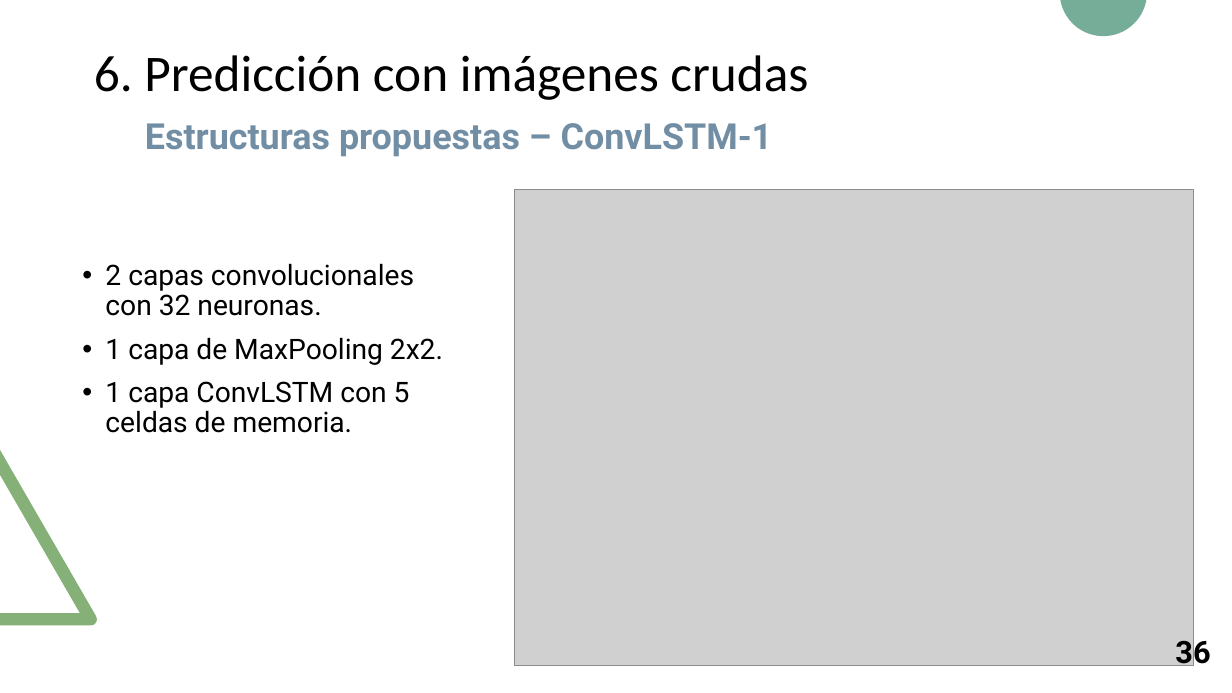
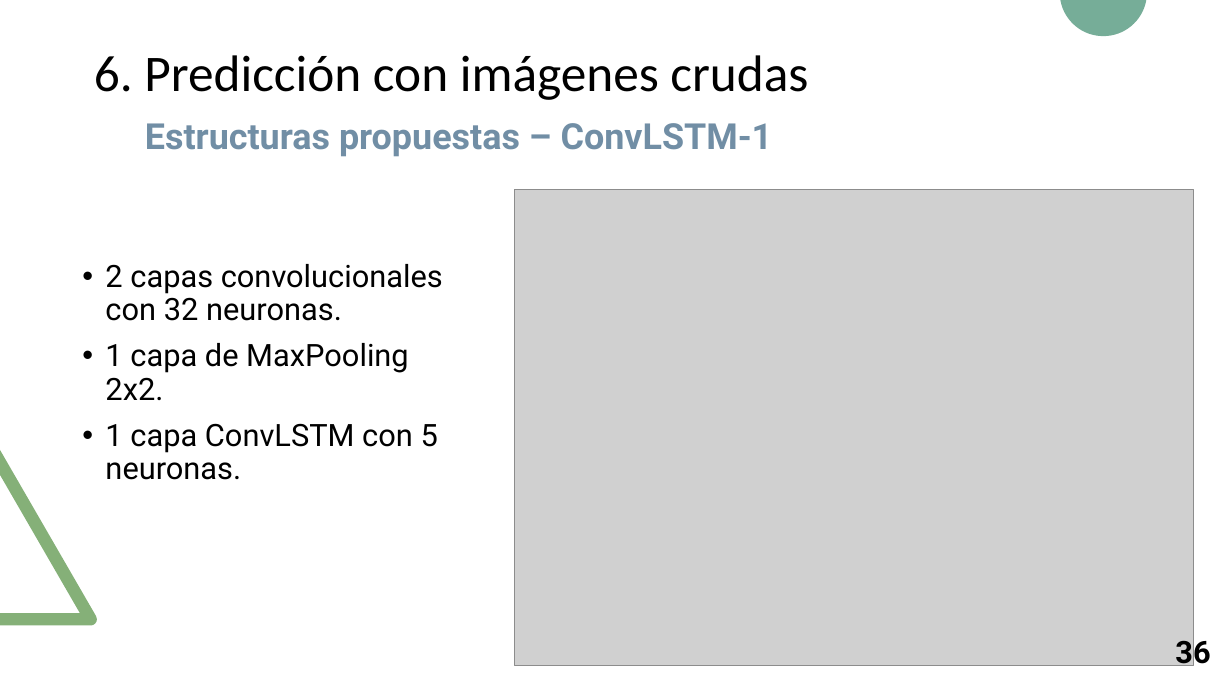
Before and after one commit to RoboticsLabURJC/2017-tfm-nuria-oyaga, a slide deck: slide 37 of Documentation/Presentacion-TFM/Presentacion-TFM.pptx. Drawn at 1232x693 pixels with LibreOffice and Linux fonts; fonts in the diff are those of the drawing; grey boxes stand for pictures. Boxes give left, top, right and bottom in pixels: in the first picture for what was removed or moved away, otherwise in the second. Text is boxed around its words. In the diff, an @@ line names an element or a change of style, - is before the commit and + after.

```diff
--- a/Documentation/Presentacion-TFM/Presentacion-TFM.pptx
+++ b/Documentation/Presentacion-TFM/Presentacion-TFM.pptx
@@ text at <box>105,264,443,400</box>: size 22 to 24 pt in "2 capas convolucionales con 32 neuronas.", "1 capa de MaxPooling 2x2." @@
@@ text at <box>105,423,438,480</box>: text changed; size 22 to 24 pt @@
-• 1 capa ConvLSTM con 5 celdas de memoria.
+• 1 capa ConvLSTM con 5 neuronas.
```
Also in this commit, not shown: 26 other slides changed, 2 other files.
